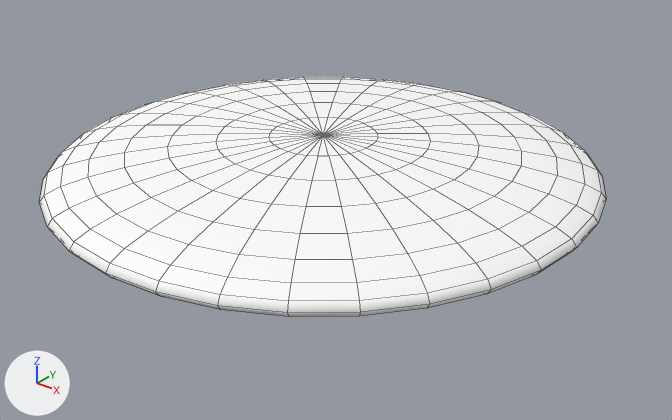
The Blender file models/island/island.blend as it was, and as the next commit left it.
Both versions are drawn from a 50 mm lens placed at (15.98, -19.39, 10.76), pointed at (0.71, -0.3, -1.07). The lights are fixed; the arrows at lower left show +X, +Y and +Z. Mesh edges are drawn as thin lines.

Script lines for the objects in view, before the commit:
```python
me_sphere_001 = bpy.data.meshes.new('Sphere.001')
me_sphere_001.from_pydata(...)  # a UV sphere (32 segments, 16 rings, poles along z) spanning x -1.0..1.0, y -1.0..1.0, z -1.0..1.0
me_sphere_001.materials.append(mat_grass_01)  # its picture is missing
ob_sphere = bpy.data.objects.new('Sphere', me_sphere_001)
ob_sphere.location = (0.0, 0.0, 0.0)
ob_sphere.scale = (8.0, 8.0, 1.0)
```
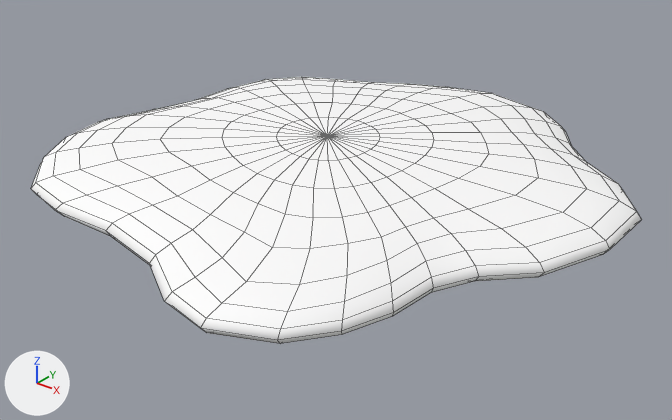
Commit message: Updated island

Pixel boxes [x1, y1, x2, y2] of what changed, in the pictures (672 x 420 px):
'Sphere', reshaped (8% wider, 11% taller)
    before: [39, 77, 606, 317]
    after: [31, 77, 642, 344]

The edits, one by one:
me_sphere_001 is used by ob_sphere; location (0.0, 0.0, 0.0); scale (8.0, 8.0, 1.0).
me_sphere_001 had 482 vertices, 512 faces and spanned x -1.0..1.0, y -1.0..1.0, z -1.0..1.0.
me_sphere_001 now has 482 vertices, 512 faces and spans x -0.99..1.08, y -1.03..1.05, z -1.0..1.0.
me_sphere_001 part 1: 433 of 482 vertices moved; they spanned x -1.0..1.0, y -1.0..1.0, z -1.0..1.0 and now span x -0.99..1.08, y -1.03..1.05, z -1.0..1.0; mean shift (0.04, 0.01, 0.0); largest move (0.0, -0.83, 0.56) -> (0.29, -0.81, 0.56).
